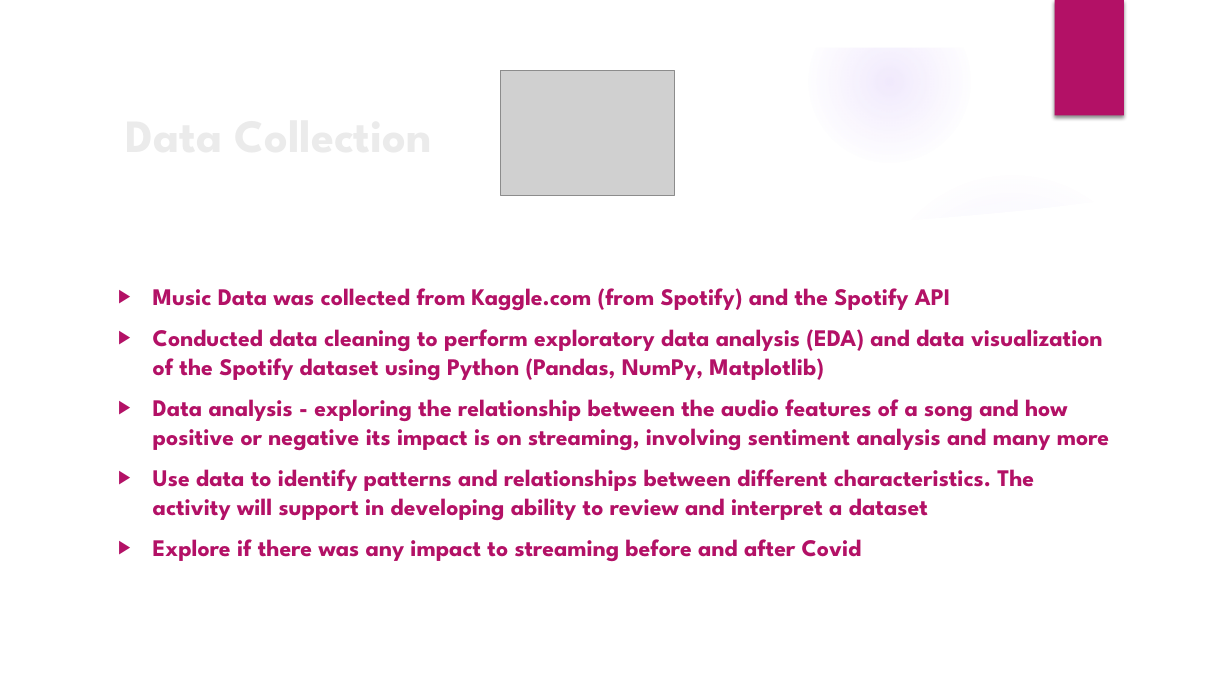
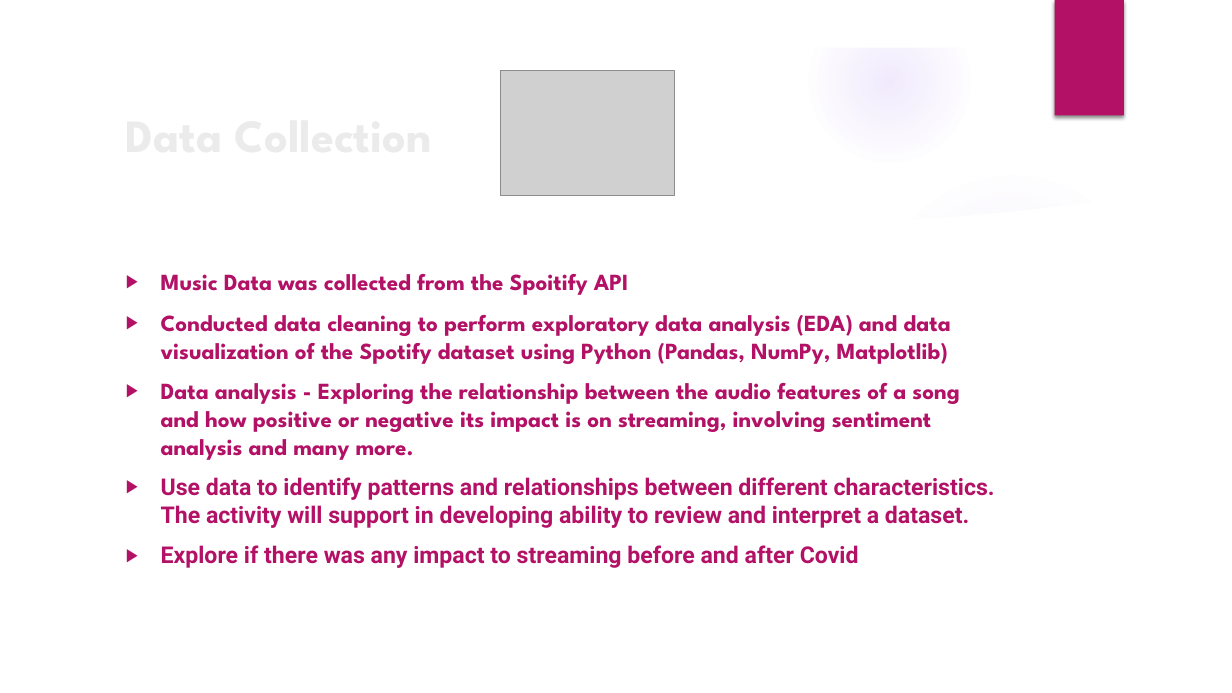
Before and after one commit to The-Music-Notes/Music_Data, a slide deck: slide 3 of Music Notes 2024.pptx (slide 4 before the commit). Drawn at 1232x693 pixels with LibreOffice and Linux fonts; fonts in the diff are those of the drawing; grey boxes stand for pictures; background and template pictures are left out. Boxes give left, top, right and bottom in pixels: in the first picture for what was removed or moved away, otherwise in the second. Text is boxed around its words. In the diff, an @@ line names an element or a change of style, - is before the commit and + after.

```diff
--- a/Music Notes 2024.pptx
+++ b/Music Notes 2024.pptx
@@ text "Music Data was collected from ...": place and size @@
-text "Music Data was collected from ..." at [153, 288, 1109, 561]
+text "Music Data was collected from ..." at [161, 274, 995, 568]
@@ text at [161, 274, 628, 295]: text changed; size 18.5 to 18 pt @@
-▶ Music Data was collected from Kaggle.com (from Spotify) and the Spotify API
+▶ Music Data was collected from the Spoitify API
@@ text at [161, 315, 951, 568]: size 18.5 to 18 pt in "Conducted data cleaning to perform exploratory data ...", "Explore if there was any impact to ..."; font League Spartan to Roboto in "Explore if there was any impact to ..." @@
@@ text at [161, 383, 995, 528]: text changed; size 18.5 to 18 pt @@
-▶ Data analysis - exploring the relationship between the audio features of a song and how positive or negative its impact is on streaming, involving sentiment analysis and many more
-▶ Use data to identify patterns and relationships between different characteristics. The activity will support in developing ability to review and interpret a dataset
+▶ Data analysis - Exploring the relationship between the audio features of a song and how positive or negative its impact is on streaming, involving sentiment analysis and many more.
+▶ Use data to identify patterns and relationships between different characteristics. The activity will support in developing ability to review and interpret a dataset.
```
Also in this commit, not shown: 7 other slides changed, 3 slides added, 7 slides removed, 4 other files.
